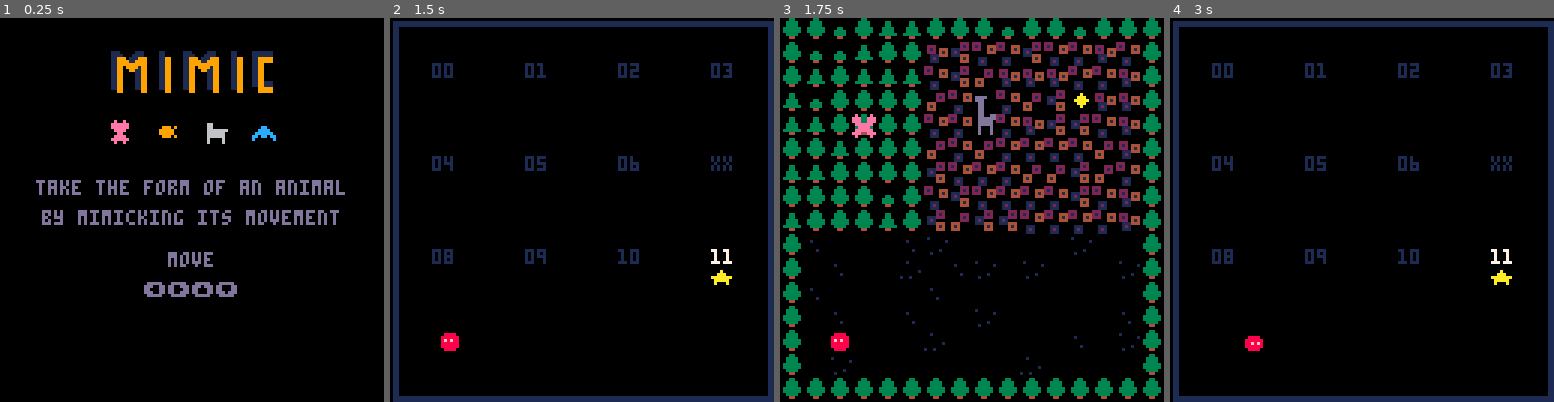
Above: before the commit, frames 1-4 (left to right).
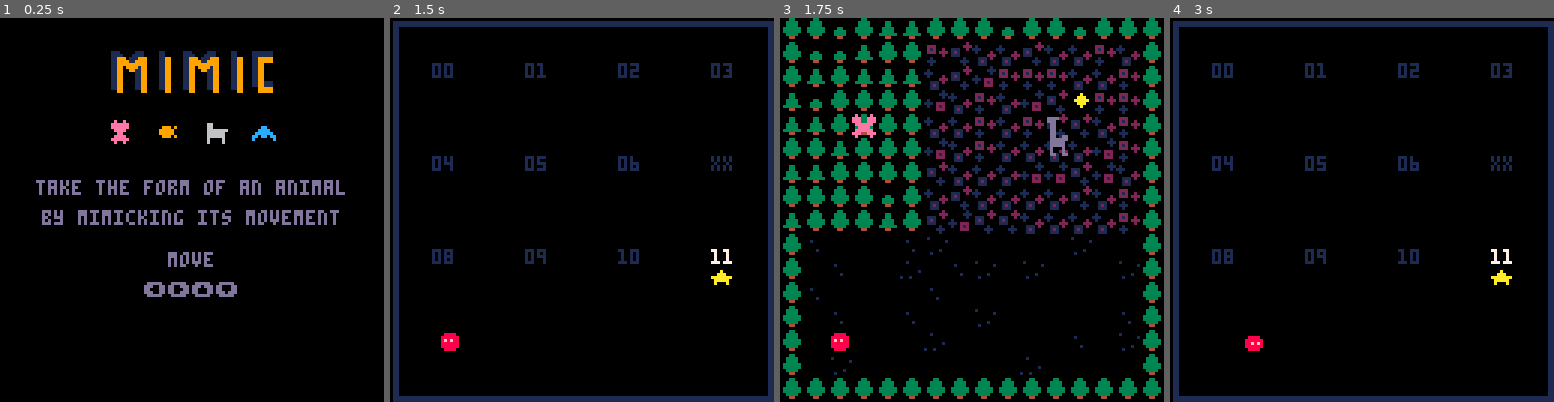
Above: after the commit, the same moments.

Repository: sourencho/mimic
Game: PICO-8 cartridge mimic.p8
Two runs of this game, one before a commit and one after it. Both use one fixed random seed, a clock stepped at 60 frames per second and the inputs below.
Inputs:
- Up to frame 1 (0.25 s): no input
- Up to frame 2 (1.5 s): tap O (Z key) at 0.33, 0.7, 1.43 s; tap X (X key) at 1.07 s
- Up to frame 3 (1.75 s): no input
- Up to frame 4 (3 s): hold Left 1.97-2.37 s; tap X (X key) at 2.07, 2.4, 2.73 s; tap O (Z key) at 2.22 s; hold Down 2.42-2.82 s; hold Right from 2.87 s (still down)

Frames 1-2 are identical in both runs. In frame 3, 9.5% of the frame differs, in the area x 37-94%, y 6-57%; in frame 4, nothing differs.

Commit message:
Draft of drawing two tile animals

Diff:
--- a/mimic.p8
+++ b/mimic.p8
@@ -28,12 +28,13 @@
 SHOW_STATS = false
 debug = "DEBUG\n"
 
--- spr numbers
-fish_spr = 7
-sheep_spr = 39
-butter_spr = 21
-bird_spr = 23
-frog_spr = 53
+-- spr numbers 2x2 matrix to support large sprites
+fish_spr = {{7, nil}, {nil, nil}}
+sheep_spr = {{39, nil}, {nil, nil}}
+butter_spr = {{21, nil}, {nil, nil}}
+bird_spr = {{23, nil}, {nil, nil}}
+frog_spr = {{53, nil}, {nil, nil}}
+llama_spr = {{9, nil}, {25, nil}}
 
 -- MAP AND TILES
 -- tile flag values
@@ -46,6 +47,7 @@
 cloud = 64
 tree_small = 33
 cloud_small = 96
+teru = 128
 
 -- tile spr values
 cloud_1_spr = 67
@@ -54,7 +56,7 @@
 cloud_4_spr = 115
 ground_spr = 65
 
-static_tiles = {tree, water, rock, ground, win, cloud}
+static_tiles = {tree, water, rock, ground, win, cloud, teru}
 dynamic_tiles = {rock_small, tree_small, cloud_small}
 
 tile_frame_counts = {
@@ -78,7 +80,8 @@
     [rock_small] = "rocks",
     [ground] = "ground",
     [cloud] = "cloud",
-    [cloud_small] = "cloud"
+    [cloud_small] = "cloud",
+    [teru] = "テル"
 }
 
 UP = {0, -1}
@@ -109,6 +112,7 @@
         move_abilities = {water, win},
         push_abilities = {},
         display_name = "fish",
+        shape = {1, 1}
     },
     {
         spr_n = sheep_spr,
@@ -116,6 +120,7 @@
         move_abilities = {rock, rock_small, win},
         push_abilities = {},
         display_name = "goat",
+        shape = {1, 1}
     },
     {
         spr_n = butter_spr,
@@ -123,6 +128,7 @@
         move_abilities = {tree, tree_small, win},
         push_abilities = {},
         display_name = "butterfly",
+        shape = {1, 1}
     },
     {
         spr_n = bird_spr,
@@ -130,6 +136,7 @@
         move_abilities = {cloud, cloud_small, win},
         push_abilities = {},
         display_name = "bird",
+        shape = {1, 1}
     },
     {
         spr_n = frog_spr,
@@ -137,7 +144,16 @@
         move_abilities = {ground, water, win},
         push_abilities = {tree_small, rock_small},
         display_name = "frog",
+        shape = {1, 1}
     },
+    {
+        spr_n = llama_spr,
+        pattern = {UP, UP, LEFT, RIGHT , DOWN, DOWN},
+        move_abilities = {teru},
+        push_abilities = {},
+        display_name = "ラマ",
+        shape = {1, 2}
+    }
 }
 
 -->9
@@ -240,9 +256,9 @@
 
 function get_spr_col(spr_n)
     if (spr_n == nil) return nil
-    local spr_page = flr(spr_n / 64)
-    local spr_row = flr((spr_n % 64) / 16)
-    local spr_col = (spr_n % 64) % 16
+    local spr_page = flr(spr_n[1][1] / 64)
+    local spr_row = flr((spr_n[1][1] % 64) / 16)
+    local spr_col = (spr_n[1][1] % 64) % 16
 
     local spr_x = spr_col * 8
     local spr_y = (spr_page * 32) + (spr_row * 8)
@@ -334,7 +350,7 @@
 -->8
 -- game logic
 
-function make_actor(x, y, spr_n, pattern, move_abilities, push_abilities, display_name)
+function make_actor(x, y, spr_n, pattern, move_abilities, push_abilities, display_name, shape)
     local a={}
     a.x = x
     a.y = y
@@ -342,6 +358,7 @@
     a.dy = 0
     a.spr = spr_n
     a.spr_2 = nil
+    a.shape = shape
     a.move_abilities = copy_table(move_abilities)
     a.push_abilities = copy_table(push_abilities)
 
@@ -628,7 +645,7 @@
 
 function init_actors(l)
     for n in all(npcs) do
-        local n_pos = find_sprite(l, n.spr_n)
+        local n_pos = find_sprite(l, n.spr_n[1][1])
         if n_pos != nil then
             make_actor(
                 n_pos[1],
@@ -637,7 +654,8 @@
                 n.pattern,
                 n.move_abilities,
                 n.push_abilities,
-                n.display_name)
+                n.display_name,
+                n.shape)
         end
     end
 end
@@ -660,7 +678,7 @@
 -->8
 -- player
 
-player_spr = 5
+player_spr = {{5, nil}, {nil, nil}}
 player_pattern = {}
 player_pattern_i = 1
 player_pattern_size = 10 -- must be at least 1 longer than the max npc pattern length
@@ -668,7 +686,7 @@
 player_push_abilities = {rock_small, tree_small, cloud_small}
 
 function init_player(l)
-    local player_pos = find_sprite(l, player_spr)
+    local player_pos = find_sprite(l, player_spr[1][1])
     pl = make_actor(
         player_pos[1],
         player_pos[2],
@@ -676,7 +694,8 @@
         {},
         player_move_abilities,
         player_push_abilities,
-        "you")
+        "you",
+        {1,1})
     reset_player_pattern()
 end
 
@@ -791,6 +810,7 @@
                 pl.spr = a.spr
                 pl.spr_2 = a.spr_2
                 pl.display_name = a.display_name
+                pl.shape = a.shape
                 if (a.spr_2 != nil) pl.display_name = "chimera"
                 reset_player_pattern()
             end
@@ -1294,22 +1314,37 @@
 end
 
 function draw_actor(a)
+    -- change colors to be red
     if is_player(a) then
         pal({[6]=8, [9]=8, [10]=8, [11]=8, [12]=8, [13]=8, [14]=8})
     end
-    if a.spr_2 != nil then
-        local a_sx, a_sy = ((a.spr + a.frame) % 16) * 8, ((a.spr + a.frame) \ 16) * 8
-        local b_sx, b_sy = ((a.spr_2 + a.frame) % 16) * 8, ((a.spr_2 + a.frame) \ 16) * 8
-        if (a.flip_x) then
-            sspr(a_sx, a_sy, 4, 8 , a.x*8 + 4, a.y*8, 4, 8, a.flip_x)
-            sspr(b_sx + 4, b_sy, 4, 8 , a.x*8, a.y*8, 4, 8, a.flip_x)
-        else
-            sspr(a_sx, a_sy, 4, 8 , a.x*8, a.y*8)
-            sspr(b_sx + 4, b_sy, 4, 8 , a.x*8 + 4, a.y*8)
-        end
-    else
-        spr(a.spr + a.frame, a.x*8, a.y*8, 1, 1, a.flip_x)
-    end
+
+    for r=1,a.shape[2] do
+        for c=1,a.shape[1] do
+            spr_n = a.spr[r][c]
+
+            -- chimera
+            if a.spr_2 != nil then
+                spr_n_2 = a.spr_2[r][c]
+                local a_sx, a_sy = ((spr_n + a.frame) % 16) * 8, ((spr_n + a.frame) \ 16) * 8
+                local b_sx, b_sy = ((spr_n_2 + a.frame) % 16) * 8, ((spr_n_2 + a.frame) \ 16) * 8
+                if (a.flip_x) then
+                    sspr(a_sx, a_sy, 4, 8 , a.x*8 + 4, a.y*8, 4, 8, a.flip_x)
+                    sspr(b_sx + 4, b_sy, 4, 8 , a.x*8, a.y*8, 4, 8, a.flip_x)
+                else
+                    sspr(a_sx, a_sy, 4, 8 , a.x*8, a.y*8)
+                    sspr(b_sx + 4, b_sy, 4, 8 , a.x*8 + 4, a.y*8)
+                end
+            else -- normal
+                spr(
+                    spr_n + (a.frame * a.shape[1]),
+                    (a.x + (c-1)) *8,
+                    (a.y + (r-1))*8,
+                    1, 1, a.flip_x)
+            end
+        end
+    end
+
     pal()
 end
 
@@ -1769,7 +1804,7 @@
 
 
 __gff__
-0000000000000000000104100404000000000000000000000002000101000000000000000000000000020201000000000000000000000000000200000000000008101060606060020202020202021010040424404040400202020202000010100101214040404002020202020202000810101040404040020202020224212108
+0000000000000000000104100404000000000000000000000002000101000000000000000000000000020201000000000000000000000000000200000000000008101060606060020202020202028080040424404040400202020202000080800101214040404002020202020202000810101040404040020202020224212108
 0808080808080808080808080808080802020202020000000800000000000000020202020000000000000000000000000202020200000000000000000000000000000000000000000000000000000000000000000000000000000000000000000000000000000000000000000000000000000000000000000000000000000000
 __map__
 60606060606060606060606060606060000000000000000000000000000000004141714161610b0b0b720b0b700b0b0b0000000000000000000000000000000060616162606060606060606060616060000000000000000000000000000000006057616061616060606061616060606100000000000000000000000000000000
Not shown, changed: 23 lines of the sprite sheet (__gfx__) section of mimic.p8
